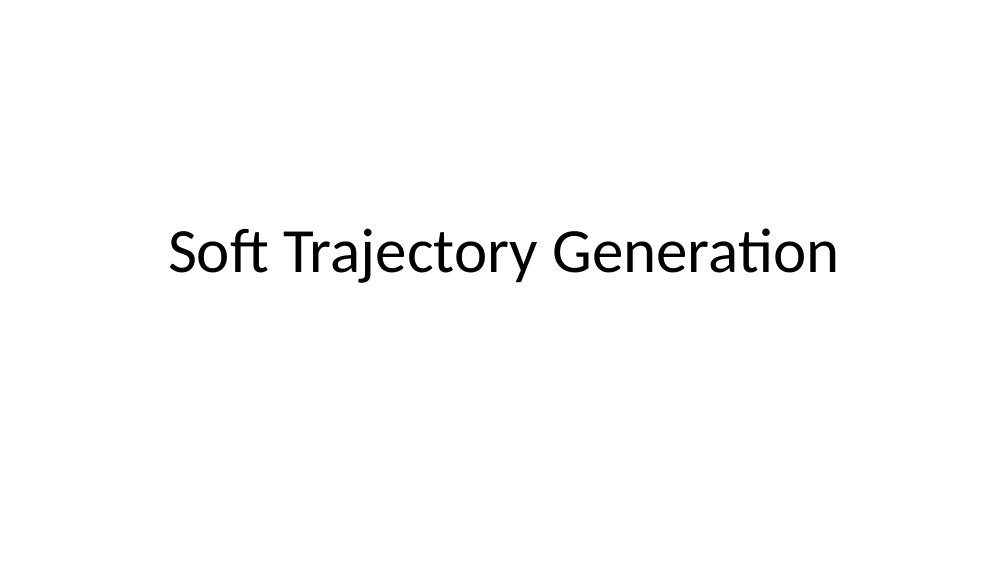
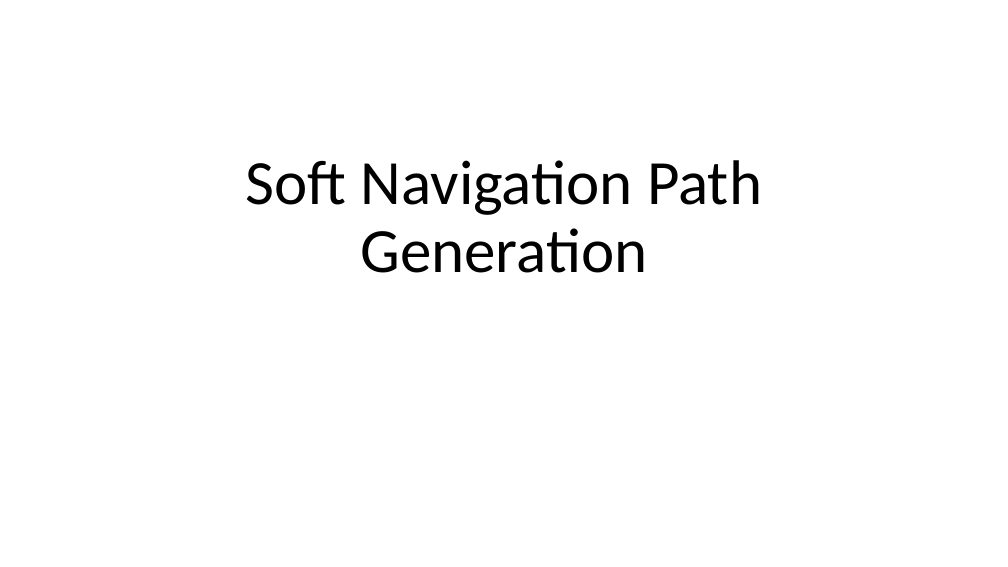
Before and after one commit to adhocmaster/carla-jaywalker-experiments, a slide deck: slide 1 of docs/Soft-Trajectory-Generation.pptx. Drawn at 1008x567 pixels with LibreOffice and Linux fonts; fonts in the diff are those of the drawing. Boxes give left, top, right and bottom in pixels: in the first picture for what was removed or moved away, otherwise in the second. Text is boxed around its words. In the diff, an @@ line names an element or a change of style, - is before the commit and + after.

```diff
--- a/docs/Soft-Trajectory-Generation.pptx
+++ b/docs/Soft-Trajectory-Generation.pptx
@@ title at box(246, 160, 762, 273): text changed @@
-Soft Trajectory Generation
+Soft Navigation Path Generation
```
Also in this commit, not shown: 9 other slides changed, 3 slides added.
